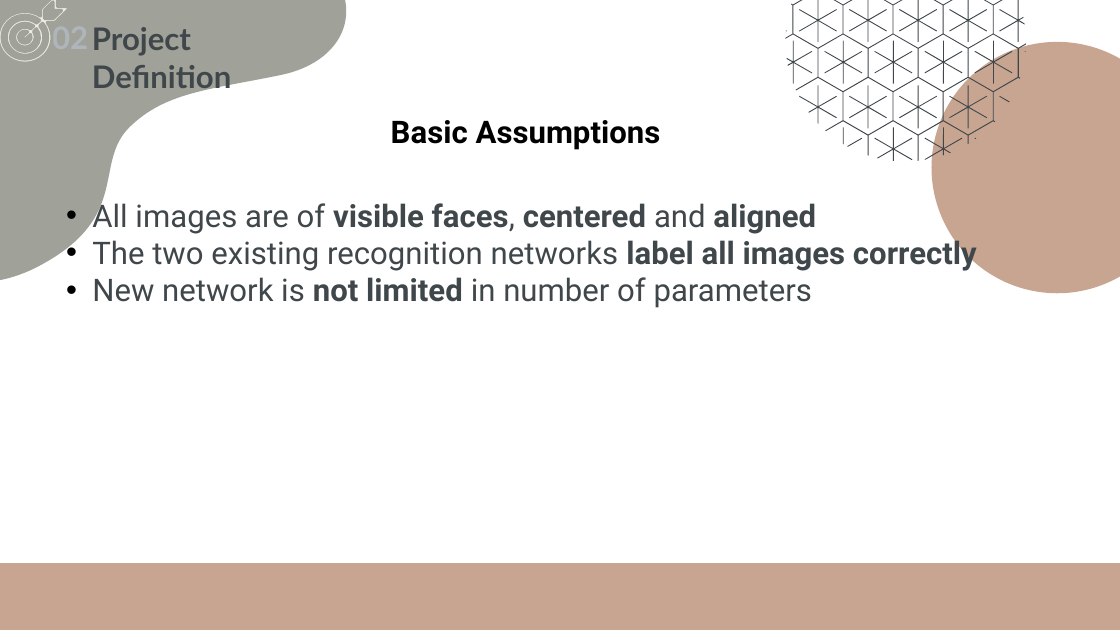
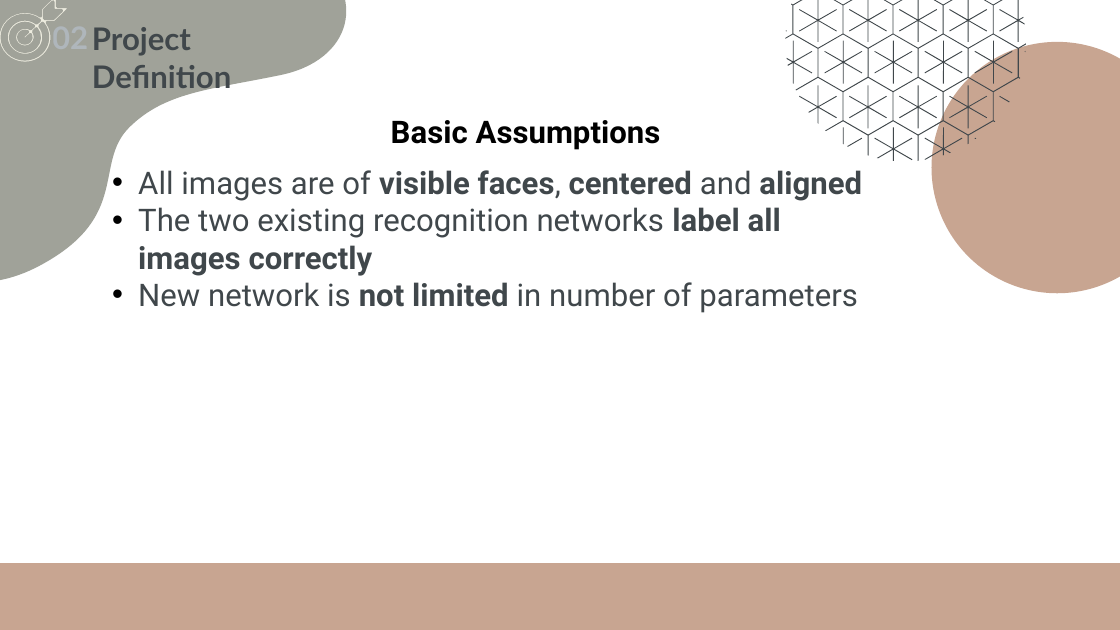
Before and after one commit to kariander1/FaceRecognition, a slide deck: slide 20 of Final Presentation.pptx. Drawn at 1120x630 pixels with LibreOffice and Linux fonts; fonts in the diff are those of the drawing. Boxes give left, top, right and bottom in pixels: in the first picture for what was removed or moved away, otherwise in the second. Text is boxed around its words. In the diff, an @@ line names an element or a change of style, - is before the commit and + after.

```diff
--- a/Final Presentation.pptx
+++ b/Final Presentation.pptx
@@ text "All images are of visible ..." rewrapped from [92,199,977,308] to [138,170,862,313] @@
```
Also in this commit, not shown: 30 other slides changed, 4 slides added, 2 slides removed, 3 other files.
